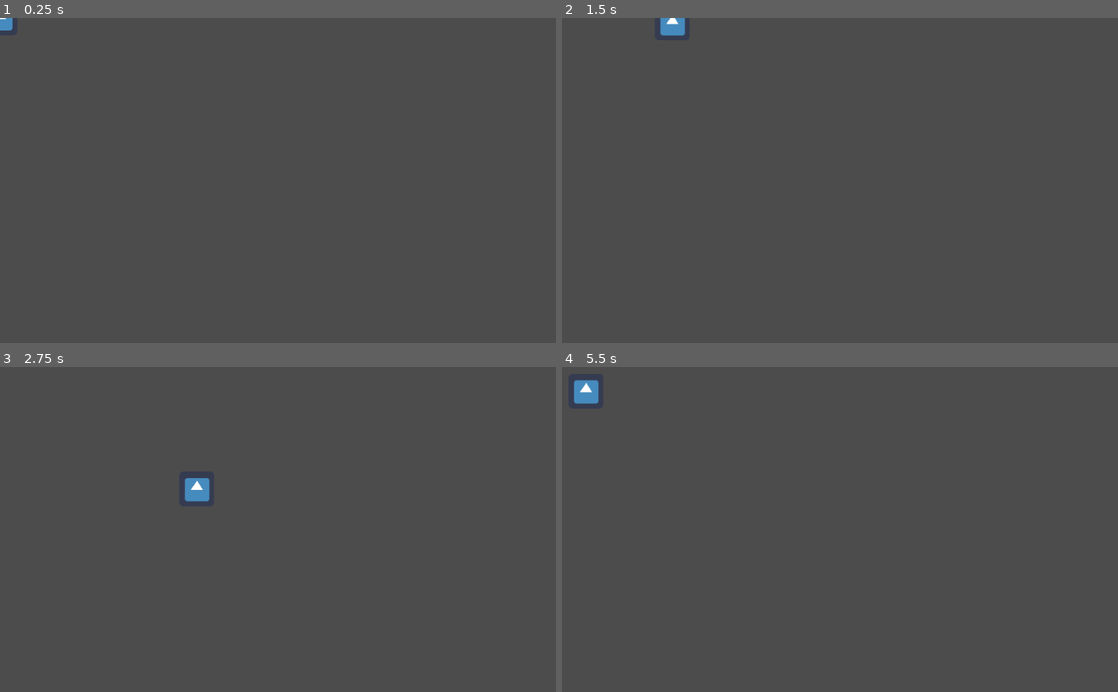
Above: before the commit, frames 1-4 (two rows, left to right).
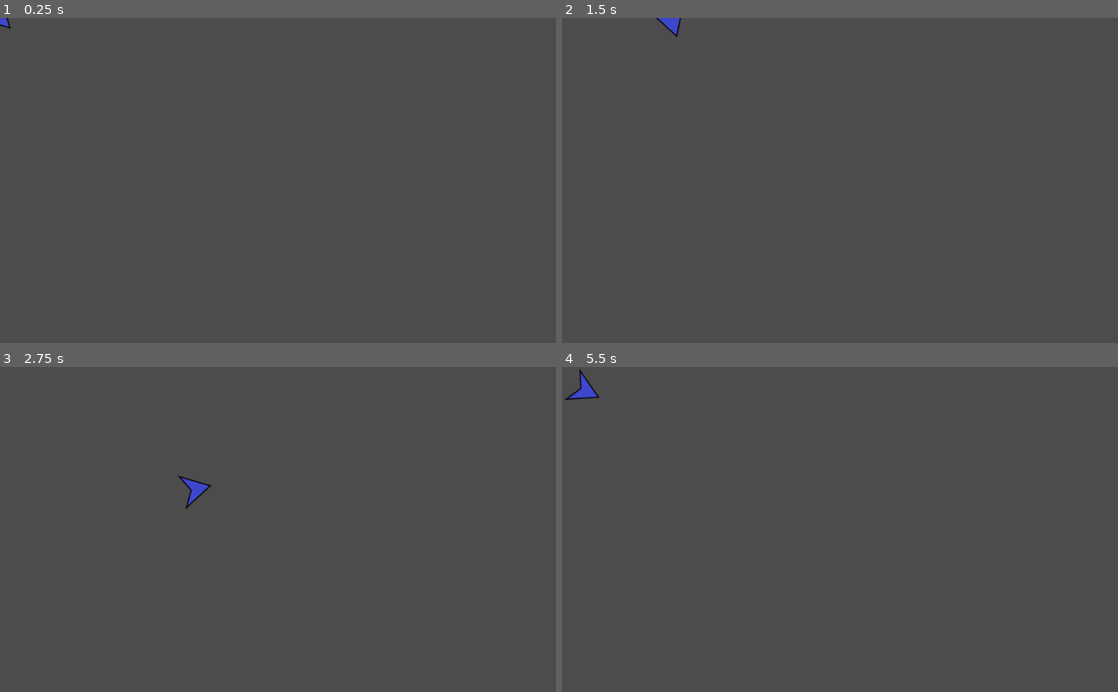
Above: after the commit, the same moments.

Repository: afkpuezo/blinkshooter
Game: Godot game, scene res://Player/Player.tscn
Two runs of this game, one before a commit and one after it. Both use one fixed random seed, a clock stepped at 60 frames per second and the inputs below. The project has no main scene, so this scene is started directly. The engine's default icon, where the game draws it, is replaced by a stand-in: a white triangle on a blue panel in a dark square.
Inputs (mouse positions are in pixels of both pictures, inside the frame that each line leads up to):
- Up to frame 1 (0.25 s): no input
- Up to frame 2 (1.5 s): tap Enter at 0.5 s; move the mouse to (962, 164) at 0.52 s; hold Right (ui_right) 0.53-1.28 s; move the mouse to (728, 196) at 1.27 s; hold Down (ui_down) from 1.28 s (still down)
- Up to frame 3 (2.75 s): move the mouse to (333, 458) at 2.02 s; release Down (ui_down) at 2.03 s; hold Right (ui_right) from 2.03 s (still down)
- Up to frame 4 (5.5 s): move the mouse to (812, 594) at 2.77 s; release Right (ui_right) at 2.78 s; hold Up (ui_up) 2.78-3.53 s; move the mouse to (1006, 578) at 3.52 s; hold Left (ui_left) 3.53-5.03 s; move the mouse to (673, 480) at 4.27 s; move the mouse to (867, 529) at 5.02 s; hold Down (ui_down) from 5.03 s (still down)

The runs differ from the first frame. In frame 1, less than 0.1% of the frame differs, in the area x 0-3%, y 0-4%; in frame 2, 0.2%; in frame 3, 0.4%; in frame 4, 0.4%, in the area x 0-7%, y 0-12%.

Commit message:
added player sprite and WASD

Diff:
--- a/Player/Player.gd
+++ b/Player/Player.gd
@@ -1,6 +1,6 @@
 extends KinematicBody2D
 class_name Player
-## Player controller
+## primary player controller
 
 
 # movement speed values
@@ -15,6 +15,7 @@
 
 ## currently takes care of movement itself
 ## will likely get changed to a state machine later
+## also controls direction
 func _physics_process(delta: float) -> void:
 	_input_vector = Vector2.ZERO
 	_input_vector.x = Input.get_action_strength("ui_right") - Input.get_action_strength("ui_left")
@@ -26,3 +27,5 @@
 	else:
 		velocity = velocity.move_toward(Vector2.ZERO, FRICTION * velocity.length())
 	velocity = move_and_slide(velocity)
+
+	look_at(get_global_mouse_position())
--- a/Player/Player.tscn
+++ b/Player/Player.tscn
@@ -1,7 +1,7 @@
 [gd_scene load_steps=3 format=2]
 
 [ext_resource path="res://Player/Player.gd" type="Script" id=1]
-[ext_resource path="res://icon.png" type="Texture" id=2]
+[ext_resource path="res://Player/player_character.png" type="Texture" id=2]
 
 [node name="Player" type="KinematicBody2D"]
 script = ExtResource( 1 )
--- a/project.godot
+++ b/project.godot
@@ -27,6 +27,37 @@
 
 static=false
 
+[input]
+
+ui_left={
+"deadzone": 0.5,
+"events": [ Object(InputEventKey,"resource_local_to_scene":false,"resource_name":"","device":0,"alt":false,"shift":false,"control":false,"meta":false,"command":false,"pressed":false,"scancode":16777231,"physical_scancode":0,"unicode":0,"echo":false,"script":null)
+, Object(InputEventJoypadButton,"resource_local_to_scene":false,"resource_name":"","device":0,"button_index":14,"pressure":0.0,"pressed":false,"script":null)
+, Object(InputEventKey,"resource_local_to_scene":false,"resource_name":"","device":0,"alt":false,"shift":false,"control":false,"meta":false,"command":false,"pressed":false,"scancode":0,"physical_scancode":65,"unicode":0,"echo":false,"script":null)
+ ]
+}
+ui_right={
+"deadzone": 0.5,
+"events": [ Object(InputEventKey,"resource_local_to_scene":false,"resource_name":"","device":0,"alt":false,"shift":false,"control":false,"meta":false,"command":false,"pressed":false,"scancode":16777233,"physical_scancode":0,"unicode":0,"echo":false,"script":null)
+, Object(InputEventJoypadButton,"resource_local_to_scene":false,"resource_name":"","device":0,"button_index":15,"pressure":0.0,"pressed":false,"script":null)
+, Object(InputEventKey,"resource_local_to_scene":false,"resource_name":"","device":0,"alt":false,"shift":false,"control":false,"meta":false,"command":false,"pressed":false,"scancode":0,"physical_scancode":68,"unicode":0,"echo":false,"script":null)
+ ]
+}
+ui_up={
+"deadzone": 0.5,
+"events": [ Object(InputEventKey,"resource_local_to_scene":false,"resource_name":"","device":0,"alt":false,"shift":false,"control":false,"meta":false,"command":false,"pressed":false,"scancode":16777232,"physical_scancode":0,"unicode":0,"echo":false,"script":null)
+, Object(InputEventJoypadButton,"resource_local_to_scene":false,"resource_name":"","device":0,"button_index":12,"pressure":0.0,"pressed":false,"script":null)
+, Object(InputEventKey,"resource_local_to_scene":false,"resource_name":"","device":0,"alt":false,"shift":false,"control":false,"meta":false,"command":false,"pressed":false,"scancode":0,"physical_scancode":87,"unicode":0,"echo":false,"script":null)
+ ]
+}
+ui_down={
+"deadzone": 0.5,
+"events": [ Object(InputEventKey,"resource_local_to_scene":false,"resource_name":"","device":0,"alt":false,"shift":false,"control":false,"meta":false,"command":false,"pressed":false,"scancode":16777234,"physical_scancode":0,"unicode":0,"echo":false,"script":null)
+, Object(InputEventJoypadButton,"resource_local_to_scene":false,"resource_name":"","device":0,"button_index":13,"pressure":0.0,"pressed":false,"script":null)
+, Object(InputEventKey,"resource_local_to_scene":false,"resource_name":"","device":0,"alt":false,"shift":false,"control":false,"meta":false,"command":false,"pressed":false,"scancode":0,"physical_scancode":83,"unicode":0,"echo":false,"script":null)
+ ]
+}
+
 [physics]
 
 common/enable_pause_aware_picking=true
Binary file added: Player/player_character.png
Not shown, added: Player/player_character.png.import
